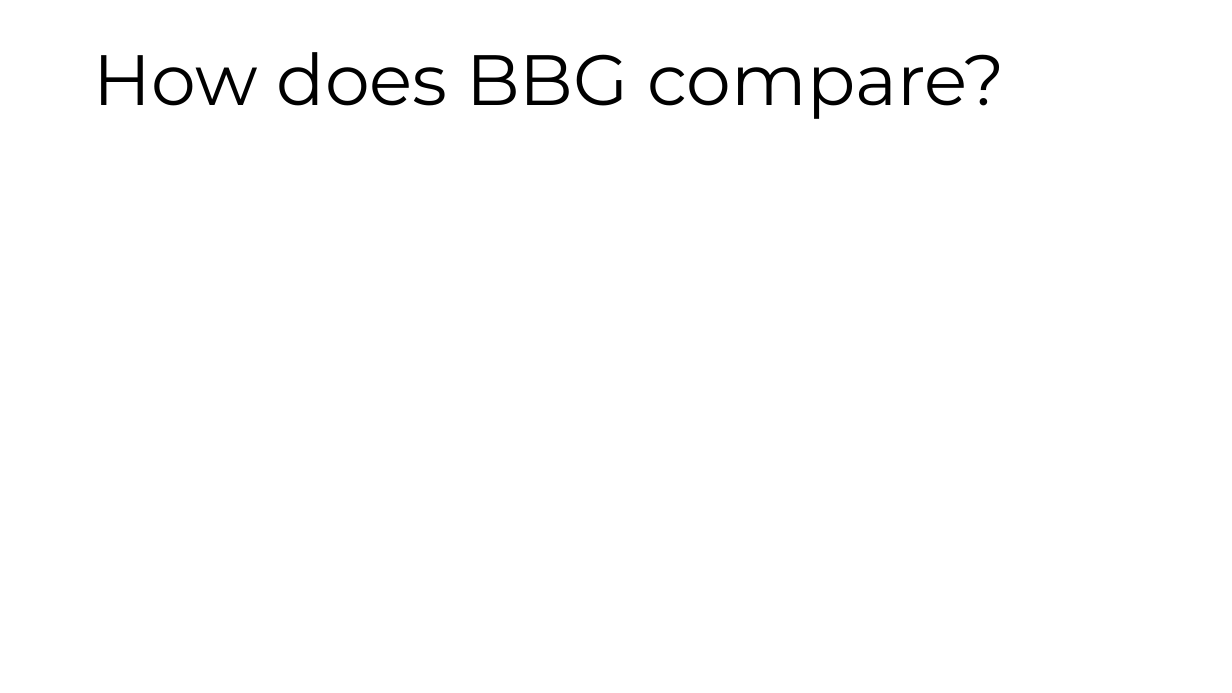
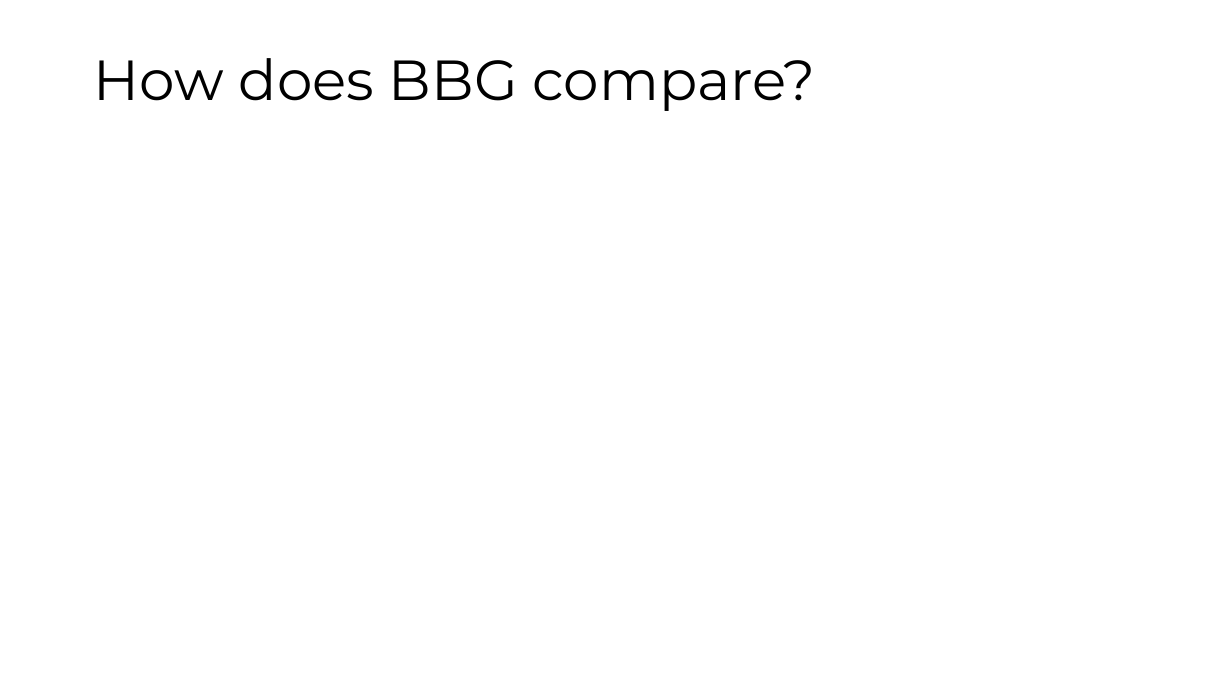
Before and after one commit to maatt4code/PicsAndStuff, a slide deck: slide 19 of Presentation/FXMM.pptx (slide 15 before the commit). Drawn at 1232x693 pixels with LibreOffice and Linux fonts; fonts in the diff are those of the drawing; background and template pictures are left out. Boxes give left, top, right and bottom in pixels: in the first picture for what was removed or moved away, otherwise in the second. Text is boxed around its words. In the diff, an @@ line names an element or a change of style, - is before the commit and + after.

```diff
--- a/Presentation/FXMM.pptx
+++ b/Presentation/FXMM.pptx
@@ text "How does BBG compare?" at box(94, 58, 816, 111): size 55.5 to 44 pt; line spacing 0.8 to 0.9 @@
```
Also in this commit, not shown: 9 other slides changed, 5 slides added, 1 slide removed, 15 other files.
